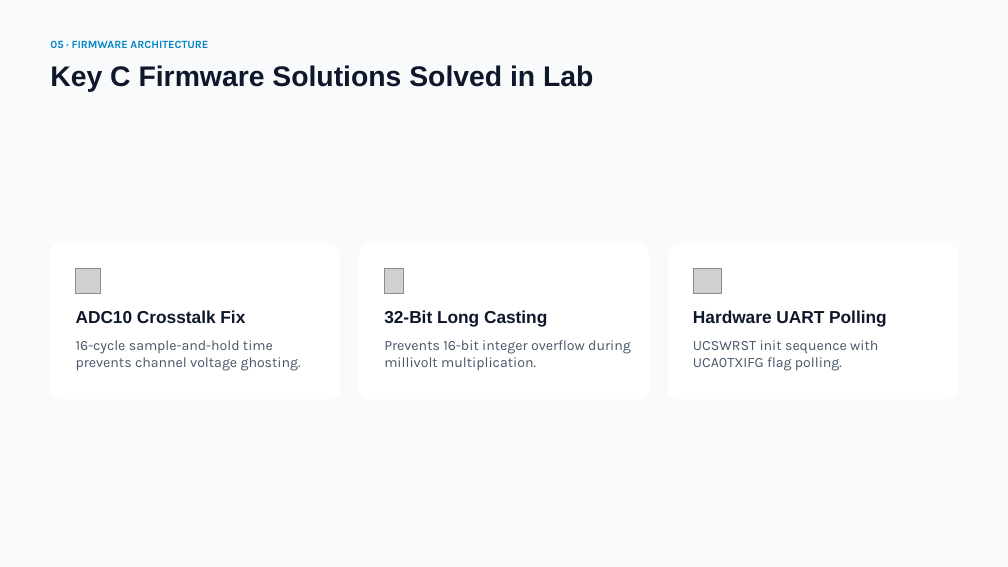
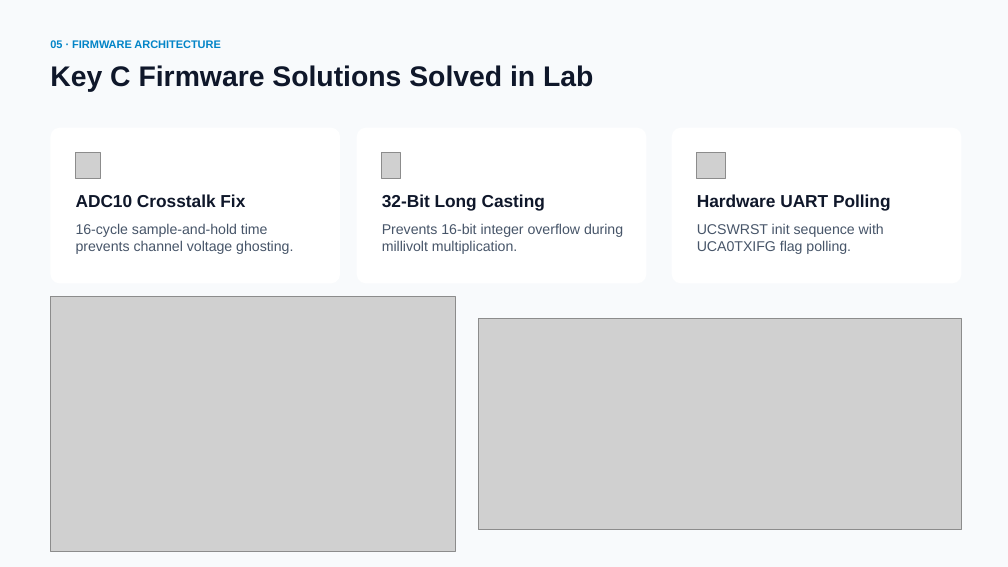
Before and after one commit to daviz04/L7_Project, a slide deck: slide 6 of Automated Liquid Cooling & Leak Detection Presentation.pptx. Drawn at 1008x567 pixels with LibreOffice and Linux fonts; fonts in the diff are those of the drawing; grey boxes stand for pictures. Boxes give left, top, right and bottom in pixels: in the first picture for what was removed or moved away, otherwise in the second. Text is boxed around its words. In the diff, an @@ line names an element or a change of style, - is before the commit and + after.

```diff
--- a/Automated Liquid Cooling & Leak Detection Presentation.pptx
+++ b/Automated Liquid Cooling & Leak Detection Presentation.pptx
@@ 4 texts, 2 pictures, 2 rounded rectangles: place and size @@
-4 texts, 2 pictures, 2 rounded rectangles at bbox=[51, 243, 649, 399]
+4 texts, 2 pictures, 2 rounded rectangles at bbox=[51, 128, 647, 284]
@@ 2 texts, 1 picture, 1 rounded rectangle: place and size @@
-2 texts, 1 picture, 1 rounded rectangle at bbox=[668, 243, 957, 399]
+2 texts, 1 picture, 1 rounded rectangle at bbox=[671, 128, 961, 284]
@@ font Karla to Arial in 4 elements at bbox=[50, 40, 220, 51], bbox=[76, 223, 293, 254], bbox=[382, 223, 623, 254], bbox=[697, 223, 884, 254] @@
@@ picture added at bbox=[51, 296, 455, 552] @@
@@ picture added at bbox=[479, 318, 962, 529] @@
```
Also in this commit, not shown: 11 other slides changed, 2 other files.
